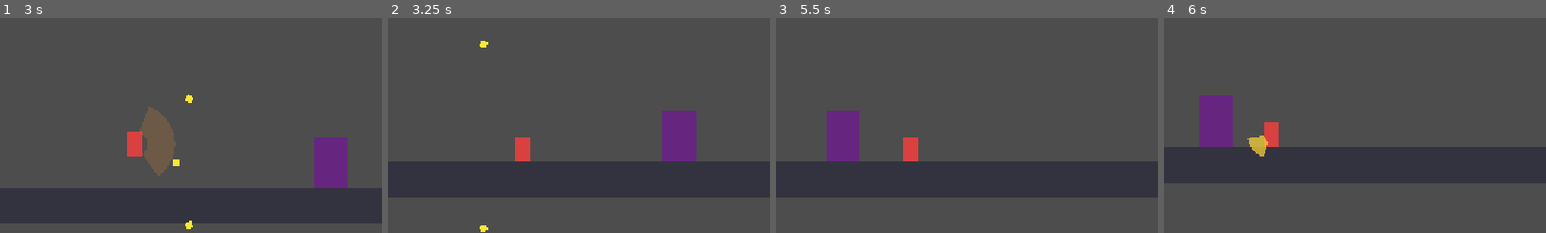
Above: before the commit, frames 1-4 (left to right).
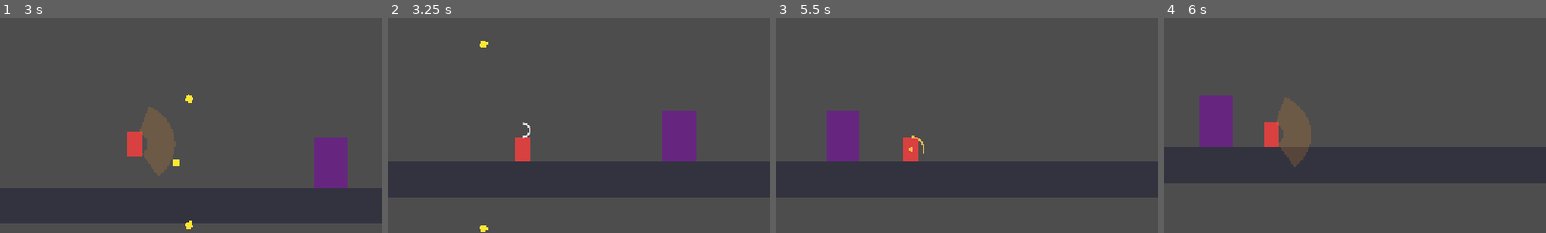
Above: after the commit, the same moments.

Repository: albertgalaxy/boss-rush
Game: Godot game, scene res://scenes/TrainingLobby.tscn
The game is run twice, just before and just after one commit, with the same random seed, the same clock (stepped at 60 frames per second) and the same inputs.
Inputs (mouse positions are % of the whole screen's width and height, from its top left):
- Up to frame 1 (3 s): click "Begin Boss Rush" at 0.5 s; click "The Brute Melee slams + range…" at 1.25 s; move the mouse to (72, 45) at 2.02 s; press the mouse at (72, 45) at 2.03 s; hold Right (move_right) from 2.03 s (still down); tap Space (jump) at 2.27 s; move the mouse to (30, 55) at 2.77 s; release the mouse at (30, 55) at 2.78 s; click (30, 55) at 2.85 s
- Up to frame 2 (3.25 s): keep holding Right (move_right); tap Space (jump) at 3.02 s
- Up to frame 3 (5.5 s): move the mouse to (60, 28) at 3.52 s; release Right (move_right) at 3.53 s; hold Left (move_left) 3.53-4.28 s; hold Shift (dash) 3.53-4.28 s; click (60, 28) at 3.8 s; move the mouse to (45, 70) at 4.27 s; hold Right (move_right) from 4.28 s (still down); right-click (45, 70) at 4.35 s; tap Space (jump) at 4.52, 5.27 s; click (45, 70) at 4.55 s; move the mouse to (80, 65) at 5.02 s; press the mouse at (80, 65) at 5.03 s
- Up to frame 4 (6 s): move the mouse to (20, 35) at 5.77 s; release Right (move_right) at 5.78 s; release the mouse at (20, 35) at 5.78 s; hold Left (move_left) from 5.78 s (still down); click (20, 35) at 5.85 s
The pictures show only the part of the screen within x 35-85%, y 23-73%; the shares and areas given below are measured in that part.

Frame 1 is identical in both runs. In frame 2, less than 0.1% of the frame differs, in the area x 35-38%, y 48-56%; in frame 3, less than 0.1%; in frame 4, 2.2%, in the area x 21-39%, y 36-70%.

Commit message:
Fix click-blocking ColorRects, boss fall-teleport, endless mode buffs/XP, rebalance attack speed/crit chance, add cooldown indicator, fix modal race on level-up+boss-death, suppress rogue quick-attack screen flash
Co-Authored-By: Claude Sonnet 5 <noreply@anthropic.com>

Diff:
--- a/scenes/Arena.tscn
+++ b/scenes/Arena.tscn
@@ -22,6 +22,7 @@
 shape = SubResource("RectangleShape2D_ground")
 
 [node name="ColorRect" type="ColorRect" parent="Ground"]
+mouse_filter = 2
 offset_left = -800.0
 offset_top = -32.0
 offset_right = 800.0
--- a/scenes/Boss.tscn
+++ b/scenes/Boss.tscn
@@ -17,6 +17,7 @@
 shape = SubResource("RectangleShape2D_body")
 
 [node name="Sprite" type="ColorRect" parent="."]
+mouse_filter = 2
 offset_left = -30.0
 offset_top = -45.0
 offset_right = 30.0
@@ -24,6 +25,7 @@
 color = Color(0.4, 0.15, 0.5, 1)
 
 [node name="Telegraph" type="ColorRect" parent="."]
+mouse_filter = 2
 offset_left = -70.0
 offset_top = -55.0
 offset_right = 70.0
--- a/scenes/BossMelee.tscn
+++ b/scenes/BossMelee.tscn
@@ -17,6 +17,7 @@
 shape = SubResource("RectangleShape2D_body")
 
 [node name="Sprite" type="ColorRect" parent="."]
+mouse_filter = 2
 offset_left = -30.0
 offset_top = -45.0
 offset_right = 30.0
@@ -24,6 +25,7 @@
 color = Color(0.55, 0.35, 0.1, 1)
 
 [node name="Telegraph" type="ColorRect" parent="."]
+mouse_filter = 2
 offset_left = -70.0
 offset_top = -55.0
 offset_right = 70.0
--- a/scenes/BossSwarm.tscn
+++ b/scenes/BossSwarm.tscn
@@ -18,6 +18,7 @@
 shape = SubResource("RectangleShape2D_body")
 
 [node name="Sprite" type="ColorRect" parent="."]
+mouse_filter = 2
 offset_left = -28.0
 offset_top = -40.0
 offset_right = 28.0
@@ -25,6 +26,7 @@
 color = Color(0.5, 0.15, 0.55, 1)
 
 [node name="Telegraph" type="ColorRect" parent="."]
+mouse_filter = 2
 offset_left = -70.0
 offset_top = -55.0
 offset_right = 70.0
--- a/scenes/Minion.tscn
+++ b/scenes/Minion.tscn
@@ -15,6 +15,7 @@
 shape = SubResource("RectangleShape2D_body")
 
 [node name="Sprite" type="ColorRect" parent="."]
+mouse_filter = 2
 offset_left = -10.0
 offset_top = -14.0
 offset_right = 10.0
--- a/scenes/Player.tscn
+++ b/scenes/Player.tscn
@@ -1,9 +1,10 @@
-[gd_scene load_steps=7 format=3]
+[gd_scene load_steps=8 format=3]
 
 [ext_resource type="Script" path="res://scripts/Player.gd" id="1"]
 [ext_resource type="Script" path="res://scripts/ManaShieldVisual.gd" id="2"]
 [ext_resource type="Script" path="res://scripts/ChargeVisual.gd" id="3"]
 [ext_resource type="Script" path="res://scripts/SwingVisual.gd" id="4"]
+[ext_resource type="Script" path="res://scripts/CooldownVisual.gd" id="5"]
 
 [sub_resource type="RectangleShape2D" id="RectangleShape2D_body"]
 size = Vector2(28, 44)
@@ -20,6 +21,7 @@
 shape = SubResource("RectangleShape2D_body")
 
 [node name="Sprite" type="ColorRect" parent="."]
+mouse_filter = 2
 offset_left = -14.0
 offset_top = -22.0
 offset_right = 14.0
@@ -49,3 +51,8 @@
 [node name="SwingVisual" type="Node2D" parent="."]
 visible = false
 script = ExtResource("4")
+
+[node name="CooldownVisual" type="Node2D" parent="."]
+position = Vector2(0, -34)
+visible = false
+script = ExtResource("5")
--- a/scenes/Projectile.tscn
+++ b/scenes/Projectile.tscn
@@ -14,6 +14,7 @@
 shape = SubResource("CircleShape2D_1")
 
 [node name="Sprite" type="ColorRect" parent="."]
+mouse_filter = 2
 offset_left = -6.0
 offset_top = -6.0
 offset_right = 6.0
--- a/scenes/Shockwave.tscn
+++ b/scenes/Shockwave.tscn
@@ -14,6 +14,7 @@
 shape = SubResource("RectangleShape2D_1")
 
 [node name="Sprite" type="ColorRect" parent="."]
+mouse_filter = 2
 offset_left = -25.0
 offset_top = -13.0
 offset_right = 25.0
--- a/scenes/TrainingDummy.tscn
+++ b/scenes/TrainingDummy.tscn
@@ -15,6 +15,7 @@
 shape = SubResource("RectangleShape2D_body")
 
 [node name="Sprite" type="ColorRect" parent="."]
+mouse_filter = 2
 offset_left = -25.0
 offset_top = -40.0
 offset_right = 25.0
--- a/scenes/TrainingLobby.tscn
+++ b/scenes/TrainingLobby.tscn
@@ -20,6 +20,7 @@
 shape = SubResource("RectangleShape2D_ground")
 
 [node name="ColorRect" type="ColorRect" parent="Ground"]
+mouse_filter = 2
 offset_left = -800.0
 offset_top = -32.0
 offset_right = 800.0
@@ -79,6 +80,7 @@
 horizontal_alignment = 1
 
 [node name="ClassRow" type="HBoxContainer" parent="UI/Root"]
+mouse_filter = 2
 anchor_left = 0.5
 anchor_right = 0.5
 anchor_top = 1.0
--- a/scenes/UI/HUD.tscn
+++ b/scenes/UI/HUD.tscn
@@ -80,6 +80,7 @@
 show_percentage = false
 
 [node name="AbilityRow" type="HBoxContainer" parent="Root"]
+mouse_filter = 2
 offset_left = 20.0
 offset_top = 88.0
 offset_right = 320.0
--- a/scripts/Arena.gd
+++ b/scripts/Arena.gd
@@ -47,6 +47,7 @@
 	boss.name = "Boss"
 	add_child(boss)
 	boss.global_position = boss_spawn.global_position
+	boss.spawn_position = boss_spawn.global_position
 	if GameManager.endless_depth > 0:
 		_apply_endless_scaling(boss, GameManager.endless_depth)
 	boss.hp_changed.connect(hud.set_boss_hp)
@@ -73,9 +74,15 @@
 		b.slam_damage = int(b.slam_damage * dmg_mult)
 	if "punch_damage" in b:
 		b.punch_damage = int(b.punch_damage * dmg_mult)
+	b.damage_reduction_pct = min(0.5, depth * 0.08)
+	b.knockback_resist = min(0.85, depth * 0.15)
 
 func _on_player_leveled_up() -> void:
 	hud.set_level(player.level)
+	if end_screen.visible:
+		# The run just ended in this same hit (boss or player death) — don't
+		# open a competing modal on top of it, the level is already recorded.
+		return
 	var choices := GameManager.get_random_choices(player, 3)
 	if choices.is_empty():
 		return
@@ -87,10 +94,12 @@
 	)
 
 func _on_player_died() -> void:
+	level_up_menu.visible = false
 	get_tree().paused = true
 	end_screen.show_result(false, player.level, GameManager.boss_index, GameManager.boss_order.size(), player.acquired_abilities)
 
 func _on_boss_died() -> void:
+	level_up_menu.visible = false
 	GameManager.boss_index += 1
 	if GameManager.boss_index < GameManager.boss_order.size():
 		await get_tree().create_timer(1.2).timeout
--- a/scripts/Boss.gd
+++ b/scripts/Boss.gd
@@ -162,7 +162,8 @@
 		body.take_damage(contact_damage, self)
 
 func take_damage(amount: int, attacker: Node = null) -> void:
-	hp = max(hp - amount, 0)
+	var reduced := int(amount * (1.0 - damage_reduction_pct))
+	hp = max(hp - reduced, 0)
 	hp_changed.emit(hp, max_hp)
 	Juice.flash(sprite, Color(1, 1, 1), 0.08)
 	if hp <= max_hp * 0.5 and phase == 1:
--- a/scripts/BossBase.gd
+++ b/scripts/BossBase.gd
@@ -12,17 +12,23 @@
 const POISON_TICK_INTERVAL := 0.5
 const POISON_DURATION := 2.0
 const STAGGER_DURATION := 0.08
+const FALL_RESET_Y := 900.0
 
 var poison_damage := 0
 var poison_time_left := 0.0
 var _poison_tick_timer := 0.0
 var stagger_time_left := 0.0
+var spawn_position := Vector2.ZERO
+
+# Endless-mode buffs, set by Arena's endless scaling; 0 = no bonus.
+var damage_reduction_pct := 0.0
+var knockback_resist := 0.0
 
 func apply_knockback(amount: float) -> void:
-	knockback_velocity += amount
+	knockback_velocity += amount * (1.0 - knockback_resist)
 
 func apply_stagger() -> void:
-	stagger_time_left = STAGGER_DURATION
+	stagger_time_left = STAGGER_DURATION * (1.0 - knockback_resist)
 
 func take_damage(_amount: int, _attacker: Node = null) -> void:
 	pass
@@ -33,6 +39,10 @@
 	_poison_tick_timer = POISON_TICK_INTERVAL
 
 func _process(delta: float) -> void:
+	if global_position.y > FALL_RESET_Y:
+		global_position = spawn_position
+		velocity = Vector2.ZERO
+		knockback_velocity = 0.0
 	if poison_time_left > 0.0:
 		poison_time_left -= delta
 		_poison_tick_timer -= delta
--- a/scripts/BossMelee.gd
+++ b/scripts/BossMelee.gd
@@ -166,7 +166,8 @@
 		body.take_damage(punch_damage, self)
 
 func take_damage(amount: int, attacker: Node = null) -> void:
-	hp = max(hp - amount, 0)
+	var reduced := int(amount * (1.0 - damage_reduction_pct))
+	hp = max(hp - reduced, 0)
 	hp_changed.emit(hp, max_hp)
 	Juice.flash(sprite, Color(1, 1, 1), 0.08)
 	if hp <= max_hp * 0.5 and phase == 1:
--- a/scripts/BossSwarm.gd
+++ b/scripts/BossSwarm.gd
@@ -119,7 +119,8 @@
 		body.take_damage(swipe_damage, self)
 
 func take_damage(amount: int, attacker: Node = null) -> void:
-	hp = max(hp - amount, 0)
+	var reduced := int(amount * (1.0 - damage_reduction_pct))
+	hp = max(hp - reduced, 0)
 	hp_changed.emit(hp, max_hp)
 	Juice.flash(sprite, Color(1, 1, 1), 0.08)
 	if hp <= max_hp * 0.5 and phase == 1:
--- /dev/null
+++ b/scripts/CooldownVisual.gd
@@ -0,0 +1,14 @@
+extends Node2D
+
+var fraction := 0.0
+@export var radius := 12.0
+@export var color := Color(1, 1, 1, 0.85)
+
+func _process(_delta: float) -> void:
+	if visible:
+		queue_redraw()
+
+func _draw() -> void:
+	if fraction <= 0.0:
+		return
+	draw_arc(Vector2.ZERO, radius, -PI / 2.0, -PI / 2.0 + TAU * fraction, 24, color, 3.0, true)
--- a/scripts/GameManager.gd
+++ b/scripts/GameManager.gd
@@ -69,24 +69,26 @@
 var class_stats := {
 	"warrior": {
 		"name": "Warrior",
-		"description": "High HP, strong melee, slow attack speed.",
+		"description": "High HP, strong melee, fast attack speed.",
 		"color": Color(0.85, 0.25, 0.25),
 		"max_hp": 140,
 		"attack_damage": 14,
-		"attack_cooldown": 0.45,
+		"attack_cooldown": 0.35,
 		"speed_mult": 0.95,
 		"ranged": false,
+		"crit_chance": 0.05,
 	},
 	"mage": {
 		"name": "Mage",
-		"description": "Fragile ranged spellcaster with area abilities.",
+		"description": "Fragile ranged spellcaster, slow attack speed.",
 		"color": Color(0.3, 0.5, 0.9),
 		"max_hp": 80,
 		"attack_damage": 9,
-		"attack_cooldown": 0.5,
+		"attack_cooldown": 0.65,
 		"speed_mult": 1.0,
 		"ranged": true,
 		"pierce": 1,
+		"crit_chance": 0.08,
 	},
 	"rogue": {
 		"name": "Rogue",
@@ -97,7 +99,7 @@
 		"attack_cooldown": 0.28,
 		"speed_mult": 1.25,
 		"ranged": false,
-		"crit_chance": 0.15,
+		"crit_chance": 0.125,
 	},
 }
 
--- a/scripts/Player.gd
+++ b/scripts/Player.gd
@@ -77,6 +77,7 @@
 var _charged_attack_active := false
 var _charged_damage := 0
 var _charged_fraction := 0.0
+var _suppress_screen_flash := false
 var _lunge_velocity := 0.0
 var _quick_cooldown_timer := 0.0
 var _time_since_damaged := 999.0
@@ -88,6 +89,7 @@
 @onready var mana_shield_visual: Node2D = $ManaShieldVisual
 @onready var charge_visual: Node2D = $ChargeVisual
 @onready var swing_visual: Node2D = $SwingVisual
+@onready var cooldown_visual: Node2D = $CooldownVisual
 
 func _ready() -> void:
 	add_to_group("player")
@@ -149,12 +151,18 @@
 func _tick_timers(delta: float) -> void:
 	if _attack_cooldown_timer > 0.0:
 		_attack_cooldown_timer -= delta
+	if _attack_cooldown_timer > 0.0 and attack_cooldown > 0.0:
+		cooldown_visual.visible = true
+		cooldown_visual.fraction = 1.0 - clampf(_attack_cooldown_timer / attack_cooldown, 0.0, 1.0)
+	else:
+		cooldown_visual.visible = false
 	if _attack_timer > 0.0:
 		_attack_timer -= delta
 		if _attack_timer <= 0.0:
 			attack_area.monitoring = false
 			if _charged_attack_active:
 				_charged_attack_active = false
+				_suppress_screen_flash = false
 				attack_shape.scale = Vector2(1.6, 2.0) if cleave else Vector2.ONE
 	if _charging:
 		_charge_time = min(_charge_time + delta, CHARGE_MAX_TIME)
@@ -226,6 +234,7 @@
 	_charged_damage = int(attack_damage * 0.5)
 	_charged_attack_active = true
 	_charged_fraction = 0.0
+	_suppress_screen_flash = true
 	attack_shape.scale = Vector2(1.6, 2.0) if cleave else Vector2.ONE
 	_attack_timer = ATTACK_DURATION * 0.6
 	attack_area.monitoring = true
@@ -336,7 +345,8 @@
 		var f := _charged_fraction
 		Juice.shake(camera, 4.0 + f * 6.0, 0.12 + f * 0.1)
 		Juice.hitstop(0.04 + f * 0.05, 0.05)
-		Juice.screen_flash(Color(1, 0.6, 0.15, 0.15 + f * 0.15), 0.12)
+		if not _suppress_screen_flash:
+			Juice.screen_flash(Color(1, 0.6, 0.15, 0.15 + f * 0.15), 0.12)
 	else:
 		_deal_hit(body)
 
@@ -394,7 +404,10 @@
 			if not is_ranged:
 				swing_visual.play(0.12, _facing, Color(1, 1, 1, 0.75), 40.0)
 	if not ("grants_xp" in body) or body.grants_xp:
-		gain_xp(max(1, int(total_dmg_dealt / 5.0)))
+		var xp_gain := maxi(1, int(total_dmg_dealt / 5.0))
+		if GameManager.endless_depth > 0:
+			xp_gain = maxi(1, int(xp_gain * 0.5))
+		gain_xp(xp_gain)
 
 func take_damage(amount: int, attacker: Node = null) -> void:
 	if invincible:
--- a/scripts/TrainingLobby.gd
+++ b/scripts/TrainingLobby.gd
@@ -20,6 +20,7 @@
 	rogue_btn.pressed.connect(_swap_class.bind("rogue"))
 	start_btn.pressed.connect(_on_start_pressed)
 	dummy.hp_changed.connect(hud.set_boss_hp)
+	dummy.spawn_position = dummy.global_position
 	hud.boss_progress_label.text = "Training Dummy"
 	level_up_menu.visible = false
 	_refresh_best_run_label()
Not shown, added: scripts/CooldownVisual.gd.uid
